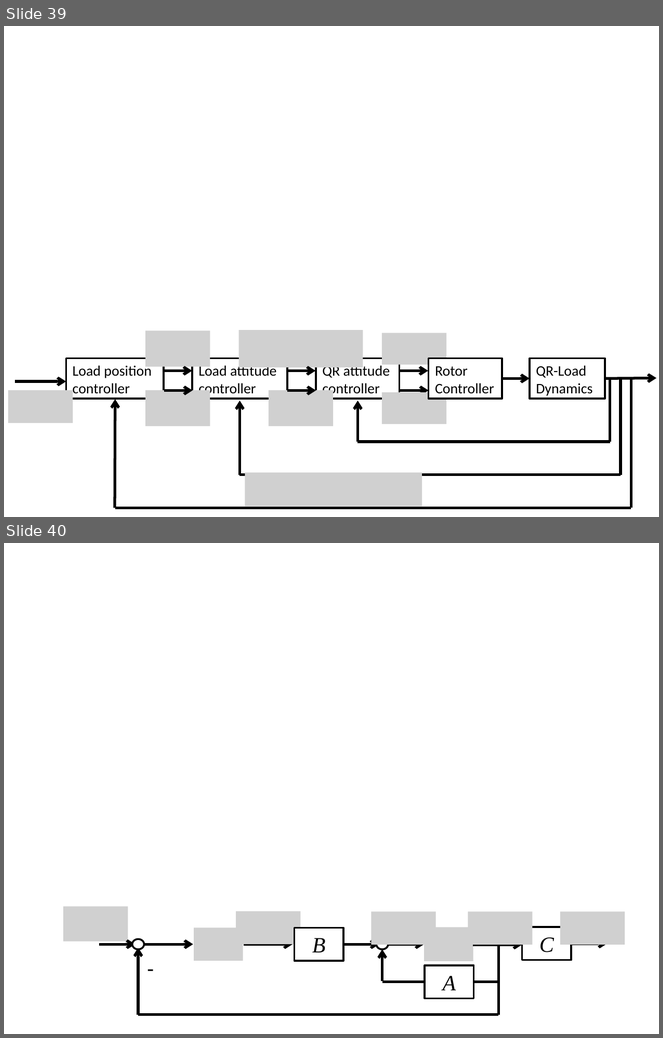
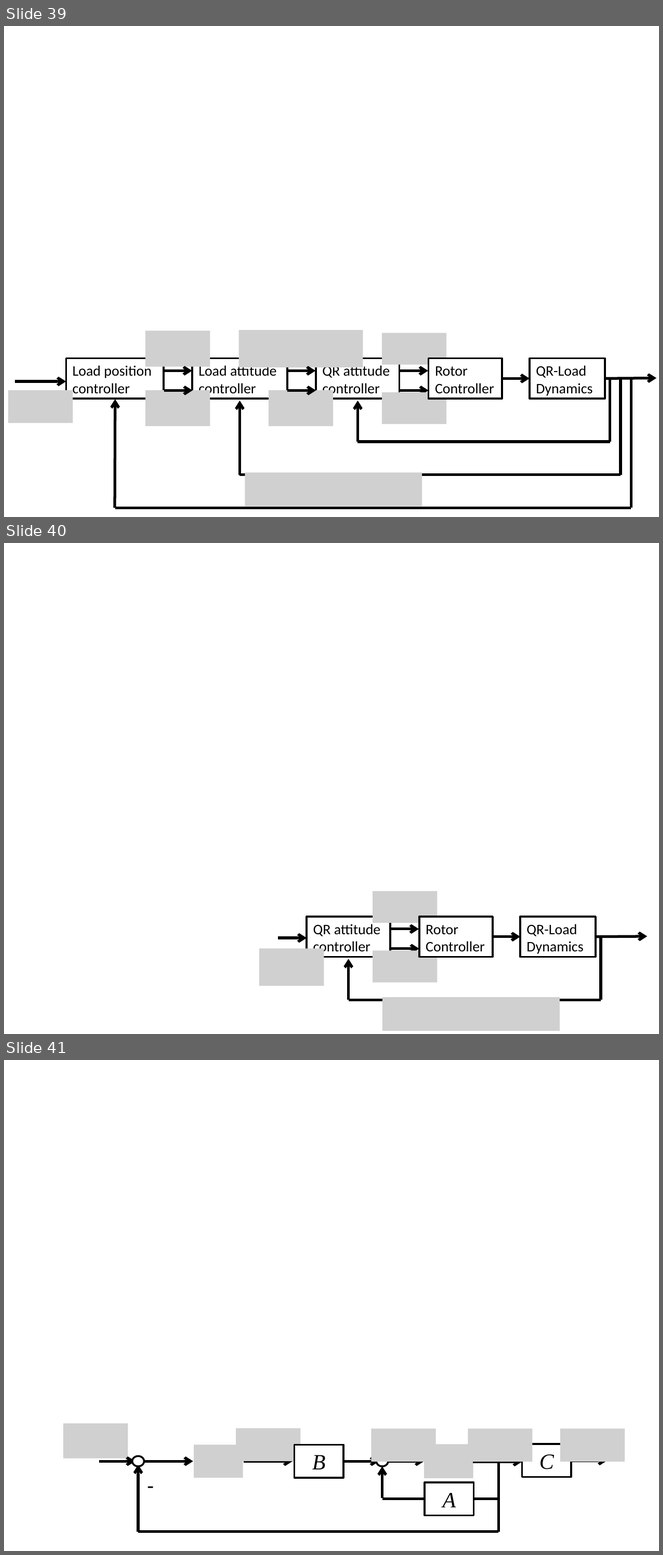
Before and after one commit to namvo88/Thesis-Quadrotor, a slide deck: StyleStuff/figures.pptx. Shown one above the other, each under a label of ours: slides 39 and 40 before the commit, slides 39, 40 and 41 after it. The pictures are 663x1038 and 663x1555 pixels, drawn with LibreOffice and Linux fonts; fonts in the diff are those of the drawing; grey boxes stand for pictures. Boxes give left, top, right and bottom in pixels: in the first picture for what was removed or moved away, otherwise in the second. Text is boxed around its words. In the diff, an @@ line names an element or a change of style, - is before the commit and + after.

```diff
--- a/StyleStuff/figures.pptx
+++ b/StyleStuff/figures.pptx
@@ slide 40 added at <box>4,543,659,1034</box>, background #FFFFFF @@
@@ group added at <box>259,891,647,1031</box>: 6 arrows, 4 pictures, 3 rectangles, 2 lines @@
+QR-Load
+Dynamics
+QR attitude controller
+Rotor Controller
@@ what was slide 40 is now slide 41 @@
```
Also in this commit, not shown: 30 other files.
